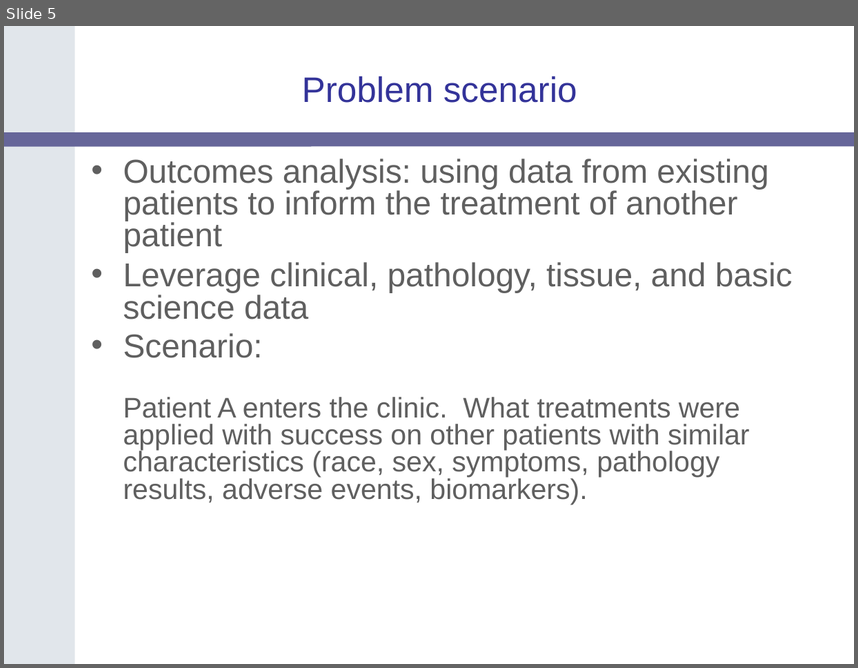
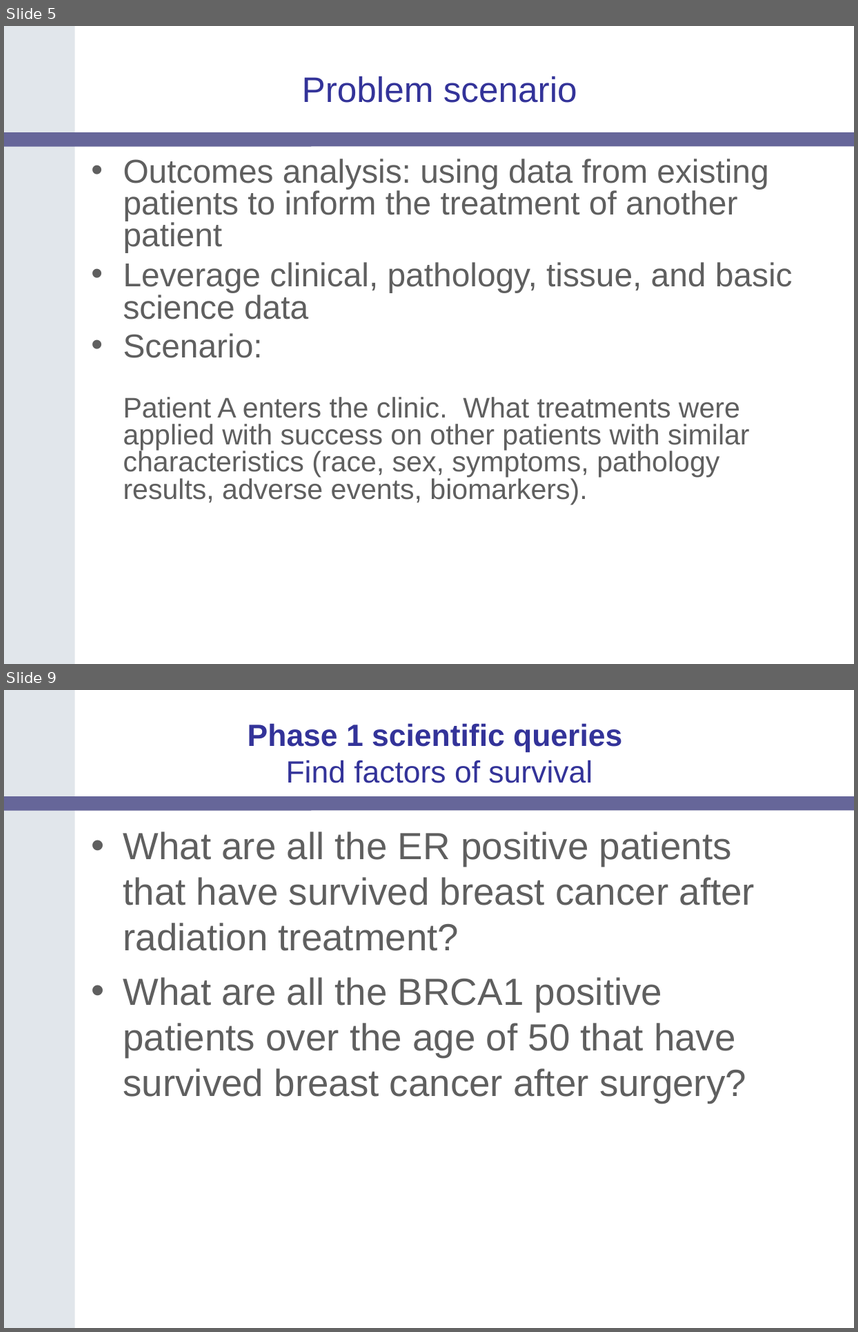
Before and after one commit to NCIP/catrip, a slide deck: catrip/documentation/presentations/catrip_beta_demo_2006_11_01/catrip_demo_2006_11_01.ppt. Shown one above the other, each under a label of ours: slide 5 before the commit, slides 5 and 9 after it; the slides between them are not shown. The pictures are 858x668 and 858x1332 pixels, drawn with LibreOffice and Linux fonts; fonts in the diff are those of the drawing; background and template pictures are left out. Boxes give left, top, right and bottom in pixels: in the first picture for what was removed or moved away, otherwise in the second. Text is boxed around its words. In the diff, an @@ line names an element or a change of style, - is before the commit and + after.

```diff
--- a/catrip/documentation/presentations/catrip_beta_demo_2006_11_01/catrip_demo_2006_11_01.ppt
+++ b/catrip/documentation/presentations/catrip_beta_demo_2006_11_01/catrip_demo_2006_11_01.ppt
@@ slide 9 added at (4,690,854,1328), background #FFFFFF; not listed: 2 template elements that a slide beside it also shows @@
@@ title added at (248,723,622,783), 26 pt, text #333399, bold @@
+Phase 1 scientific queries
+Find factors of survival
@@ text added at (123,831,755,1103), 32 pt, text #5F5F5F @@
+• What are all the ER positive patients that have survived breast cancer after radiation treatment?
+• What are all the BRCA1 positive patients over the age of 50 that have survived breast cancer after surgery?
```
Also in this commit, not shown: 15 other slides added.
